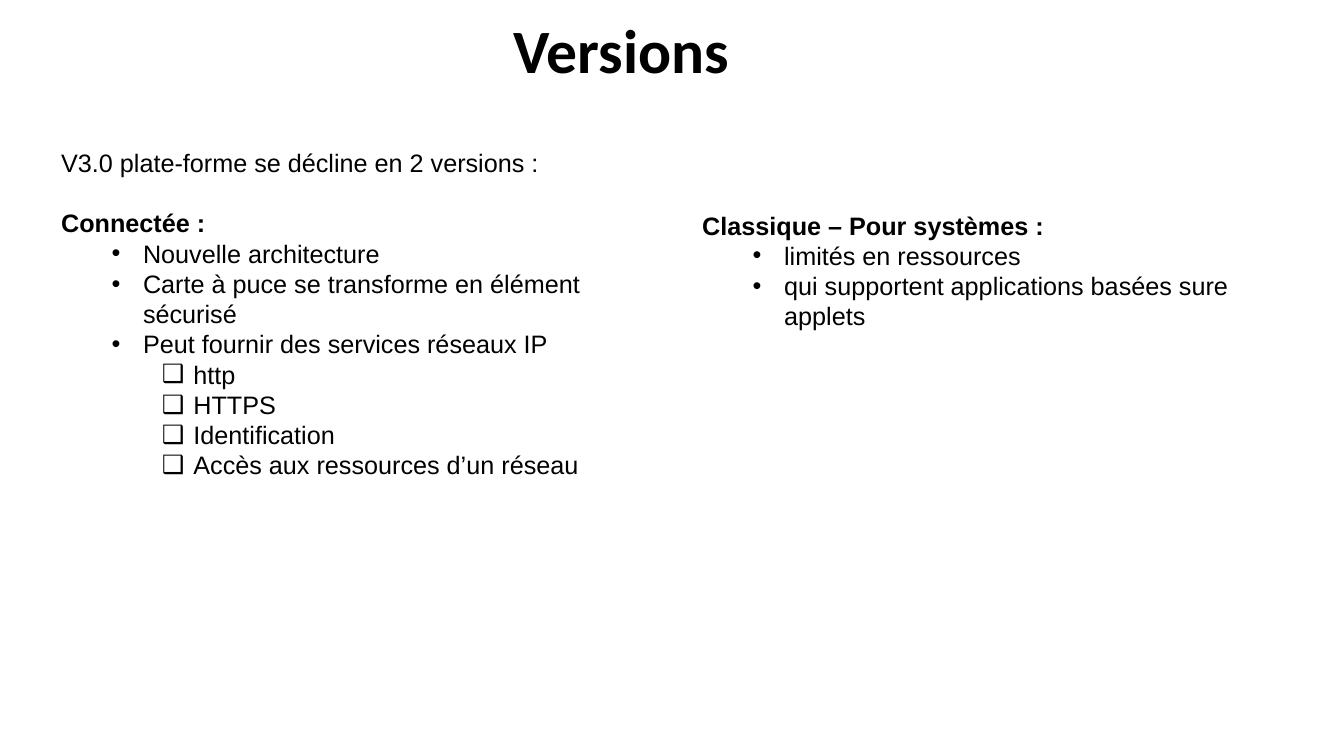
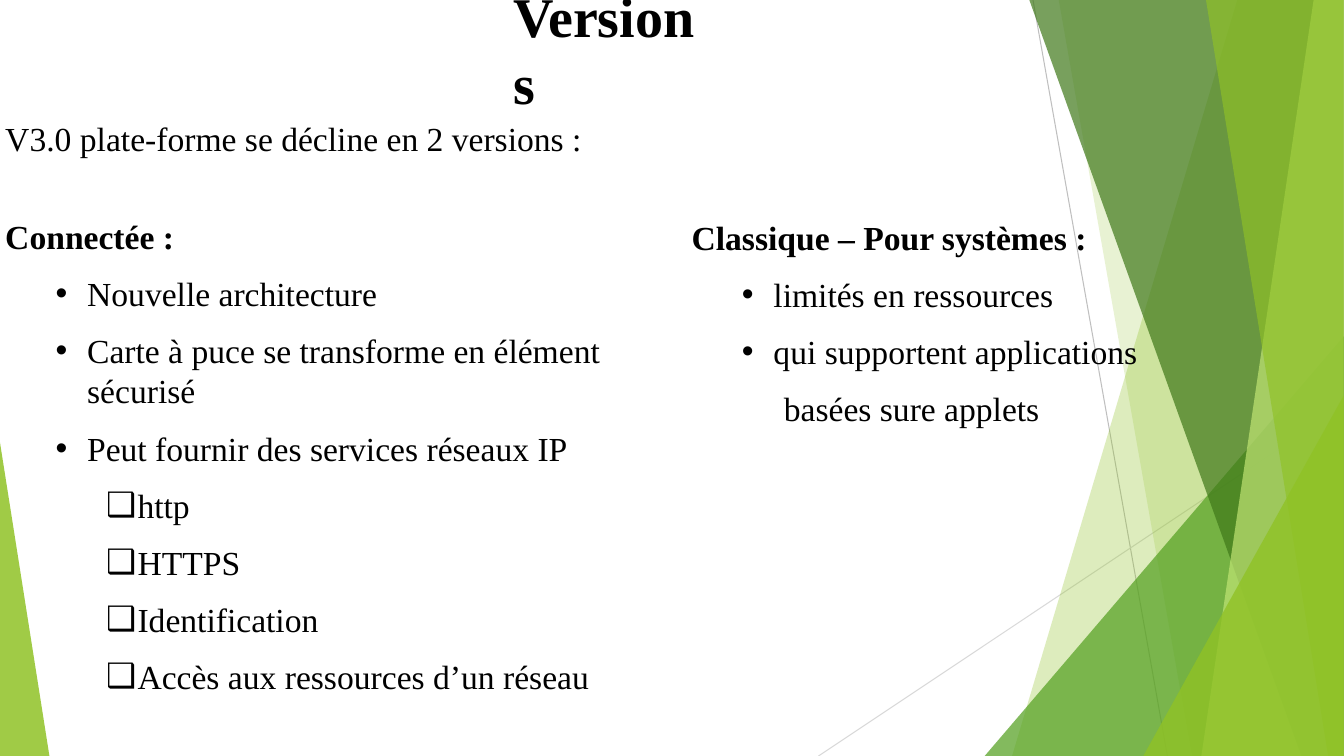
Before and after one commit to ElieKassis/Java-Card, a slide deck: slide 8 of Java.pptx (slide 5 before the commit). Drawn at 1344x756 pixels with LibreOffice and Linux fonts; fonts in the diff are those of the drawing. Boxes give left, top, right and bottom in pixels: in the first picture for what was removed or moved away, otherwise in the second. Text is boxed around its words. In the diff, an @@ line names an element or a change of style, - is before the commit and + after.

```diff
--- a/Java.pptx
+++ b/Java.pptx
@@ text "Versions" at [503,10,720,88]: size 44 to 40 pt, font Calibri to Times New Roman @@
@@ text "V3.0 plate-forme se décline en ...": place and size @@
-text "V3.0 plate-forme se décline en ..." at [61,153,580,475]
+text "V3.0 plate-forme se décline en ..." at [5,127,600,690]
@@ text "V3.0 plate-forme se décline en ..." at [5,127,600,690]: size 18 to 24 pt, font Arial to Times New Roman; more space between paragraphs @@
@@ text "Classique – Pour systèmes :": place and size @@
-text "Classique – Pour systèmes :" at [702,216,1228,331]
+text "Classique – Pour systèmes :" at [692,226,1137,428]
@@ text at [692,226,1067,308]: size 18 to 24 pt, font Arial to Times New Roman in "Classique – Pour systèmes :", "limités en ressources"; more space between paragraphs @@
@@ text at [773,338,1137,428]: text changed; size 18 to 24 pt; font Arial to Times New Roman @@
-  • qui supportent applications basées sure applets
+  • qui supportent applications
+  basées sure applets
@@ group added at [0,0,1344,756]: 5 freeform shapes, 3 triangles, 2 lines @@
```
Also in this commit, not shown: 3 other slides changed, 14 slides added, 2 slides removed.
